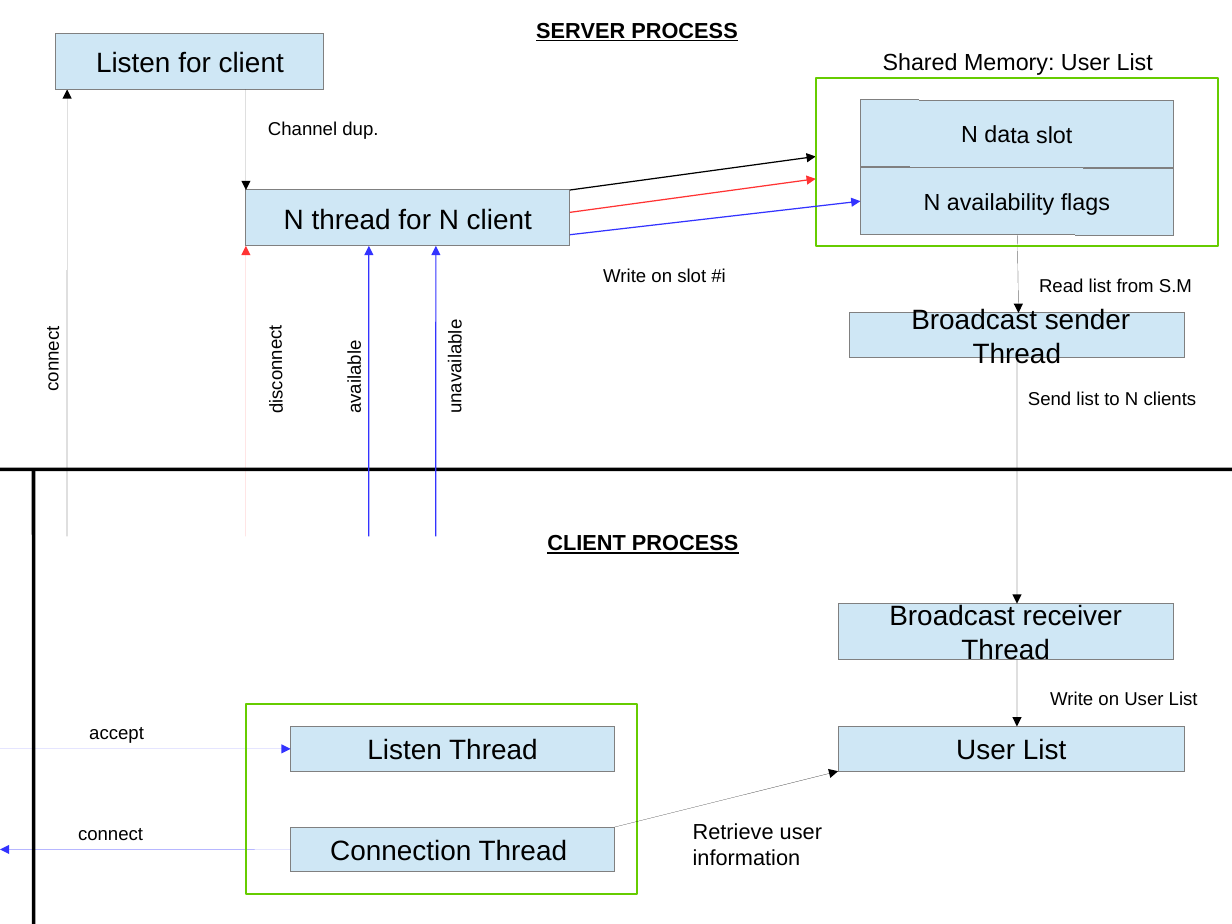
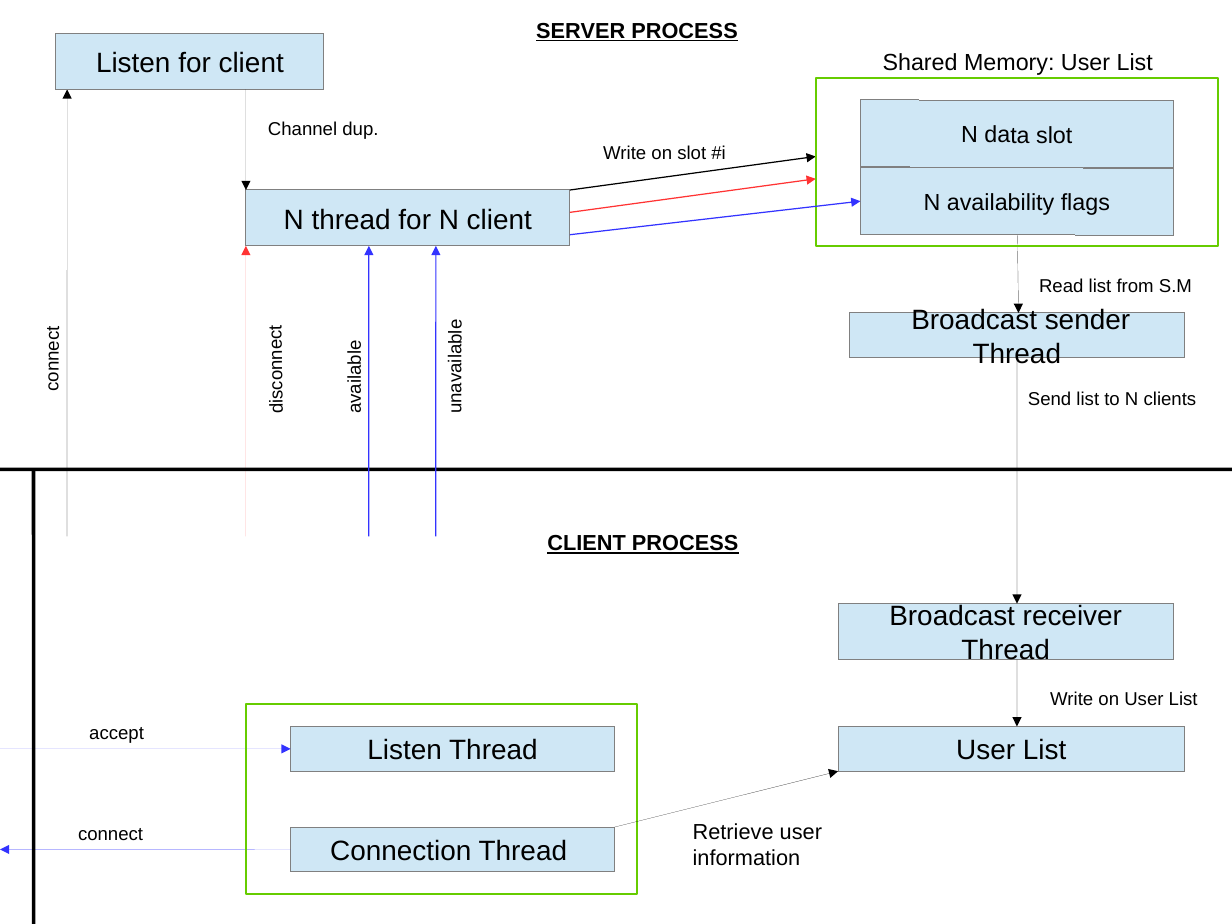
Before and after one commit to polyc/talk-service, a slide deck: slide 1 of SO_projectDiagram.odp. Drawn at 1232x924 pixels with LibreOffice and Linux fonts; fonts in the diff are those of the drawing. Boxes give left, top, right and bottom in pixels: in the first picture for what was removed or moved away, otherwise in the second. Text is boxed around its words. In the diff, an @@ line names an element or a change of style, - is before the commit and + after.

```diff
--- a/SO_projectDiagram.odp
+++ b/SO_projectDiagram.odp
@@ text "Write on slot #i": place and size @@
-text "Write on slot #i" at <box>603,268,725,283</box>
+text "Write on slot #i" at <box>603,145,725,160</box>
```
Also in this commit, not shown: 2 other slides changed, 2 slides added, 2 slides removed.
